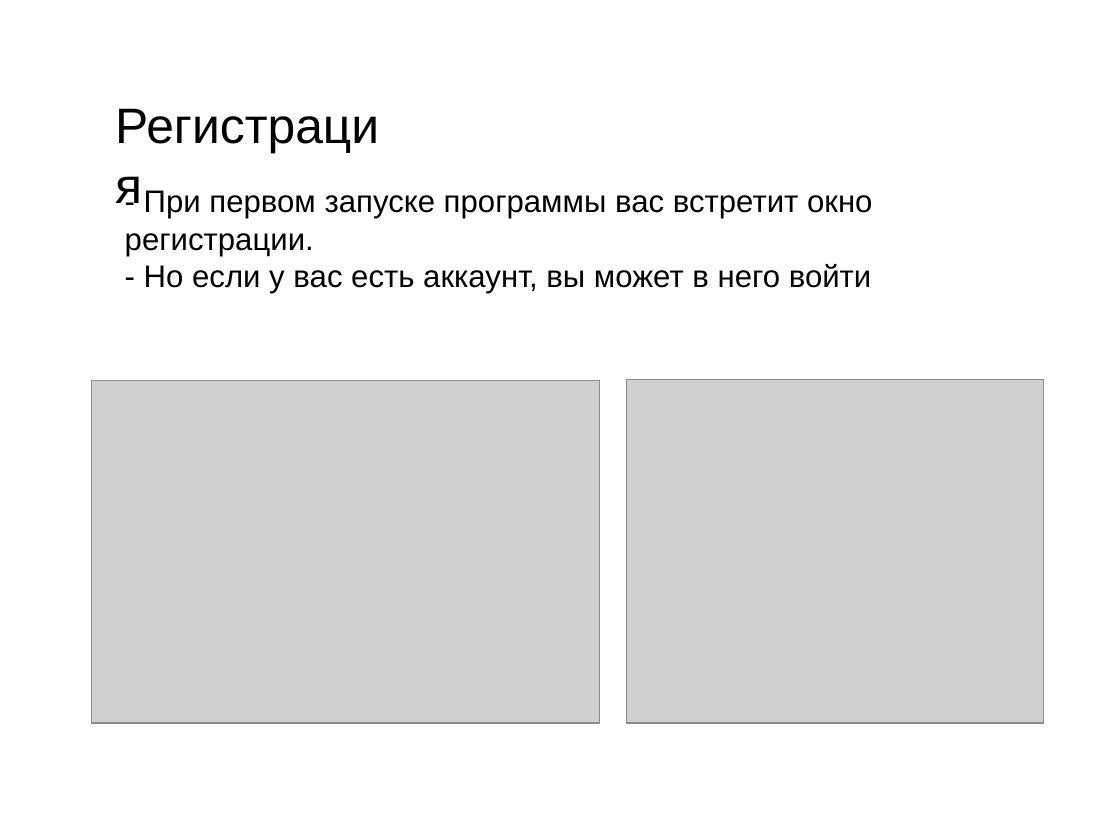
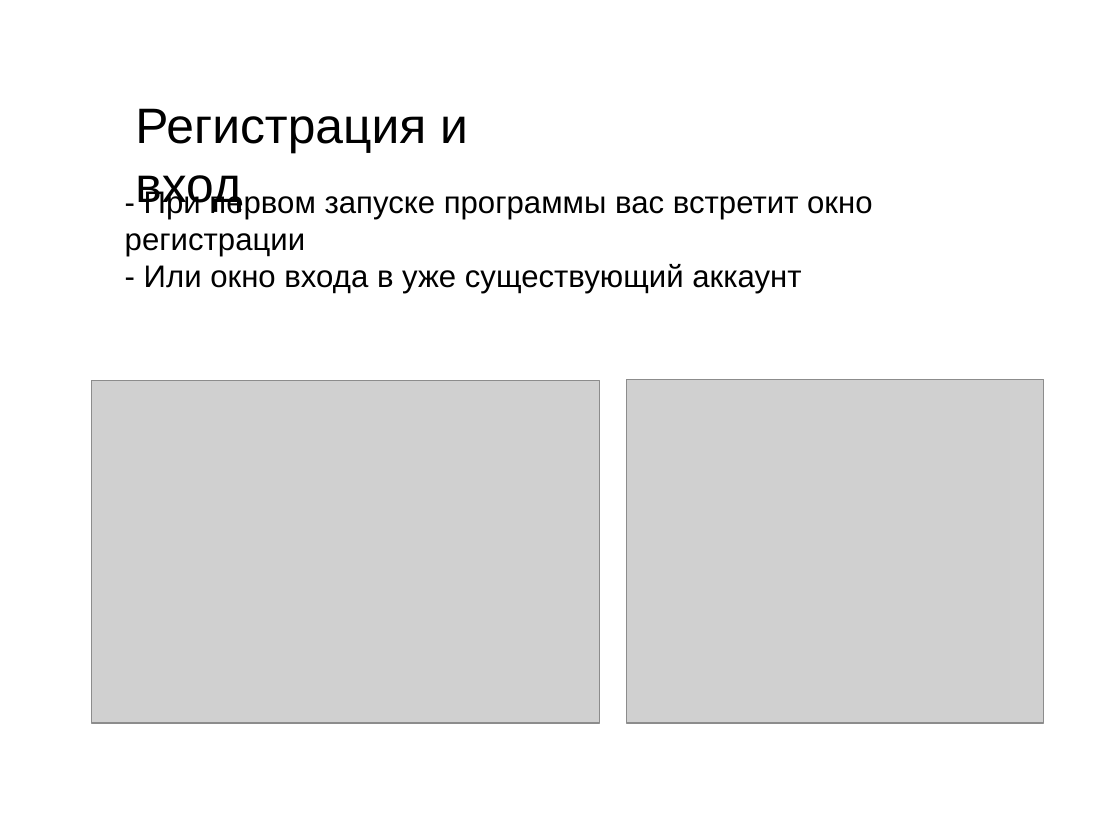
Before and after one commit to OCCCAS/Yandex, a slide deck: slide 4 of resources/PortSave.pptx. Drawn at 1120x840 pixels with LibreOffice and Linux fonts; fonts in the diff are those of the drawing; grey boxes stand for pictures; background and template pictures are left out. Boxes give left, top, right and bottom in pixels: in the first picture for what was removed or moved away, otherwise in the second. Text is boxed around its words. In the diff, an @@ line names an element or a change of style, - is before the commit and + after.

```diff
--- a/resources/PortSave.pptx
+++ b/resources/PortSave.pptx
@@ text at bbox=[135, 108, 468, 213]: text changed @@
-Регистрация
+Регистрация и вход
@@ text at bbox=[125, 188, 872, 294]: text changed @@
-- При первом запуске программы вас встретит окно регистрации.
-- Но если у вас есть аккаунт, вы может в него войти
+- При первом запуске программы вас встретит окно регистрации
+- Или окно входа в уже существующий аккаунт
```
Also in this commit, not shown: 4 other slides changed, 8 other files.
